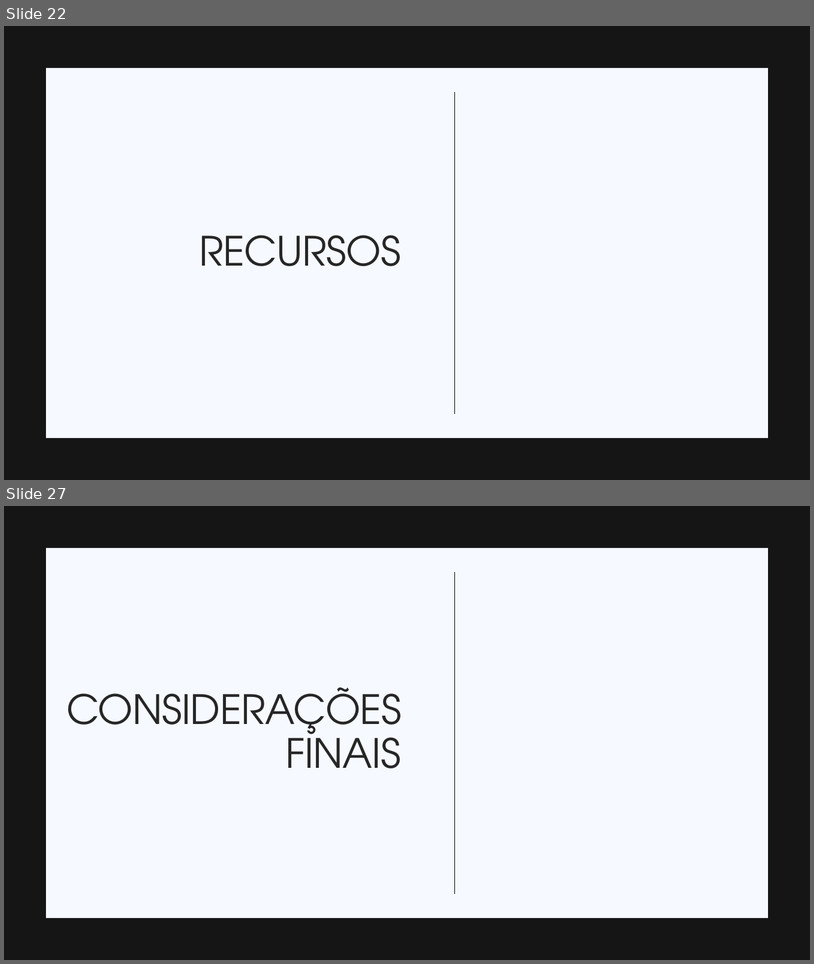
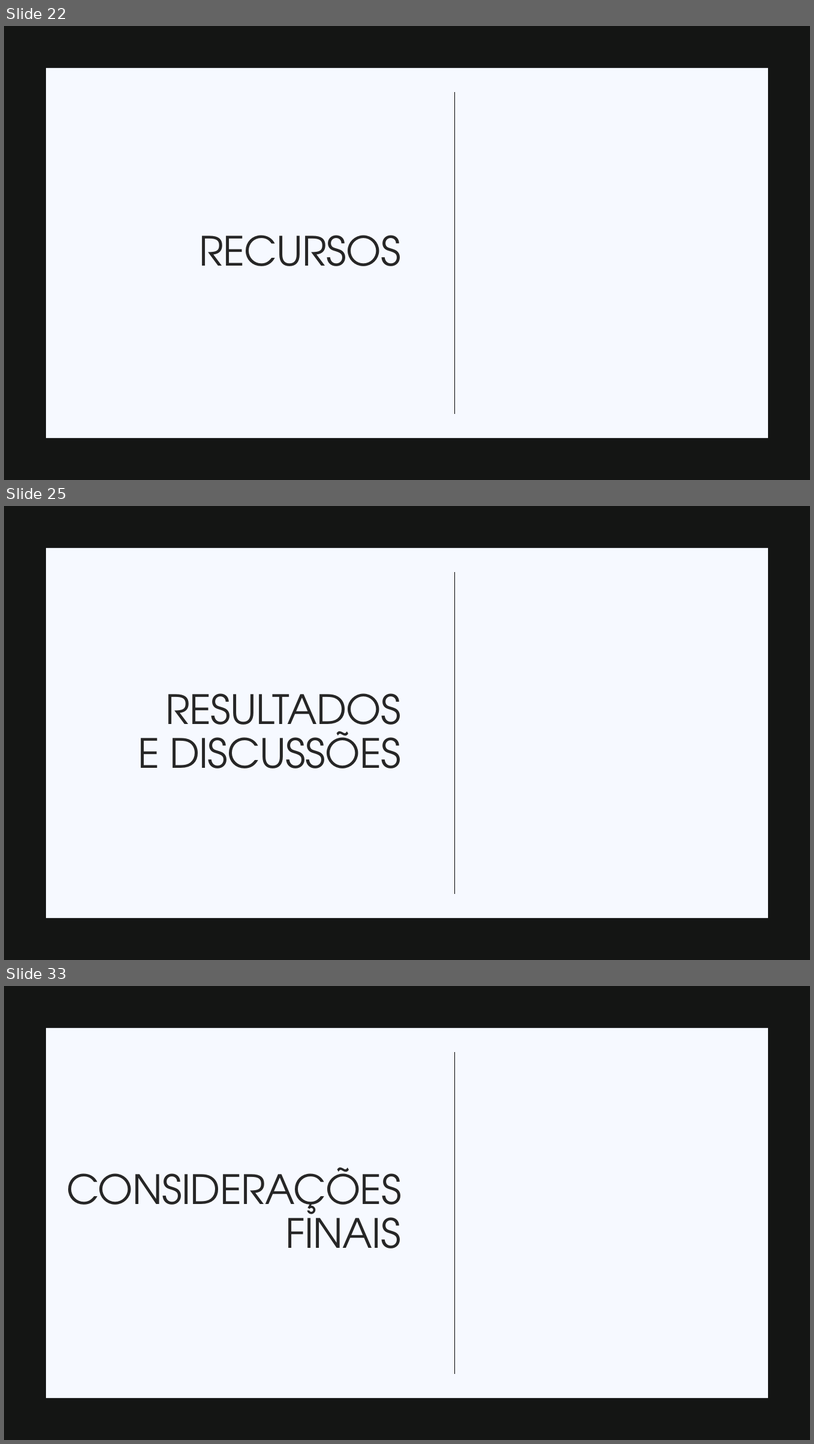
Before and after one commit to JoaoGNT/DDoS_Detection, a slide deck: Apresentação.pptx. Shown one above the other, each under a label of ours: slides 22 and 27 before the commit, slides 22, 25 and 33 after it; the slides between them are not shown. The pictures are 814x964 and 814x1444 pixels, drawn with LibreOffice and Linux fonts; fonts in the diff are those of the drawing. Boxes give left, top, right and bottom in pixels: in the first picture for what was removed or moved away, otherwise in the second. Text is boxed around its words. In the diff, an @@ line names an element or a change of style, - is before the commit and + after.

```diff
--- a/Apresentação.pptx
+++ b/Apresentação.pptx
@@ slide 25 added at (4,506,810,960), background #ECEEF7; not listed: 3 template elements that a slide beside it also shows @@
@@ title added at (138,693,401,768), 48 pt, text #262626 @@
+RESULTADOS
+E DISCUSSÕES
@@ what was slide 27 is now slide 33 @@
```
Also in this commit, not shown: 6 slides changed, 10 other slides added, 2 slides removed, 6 other files.
